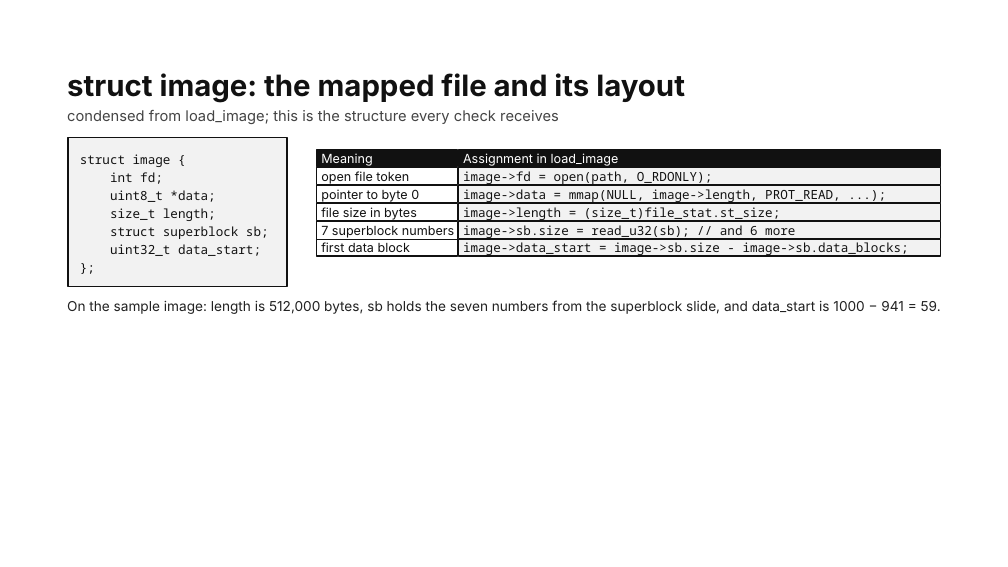
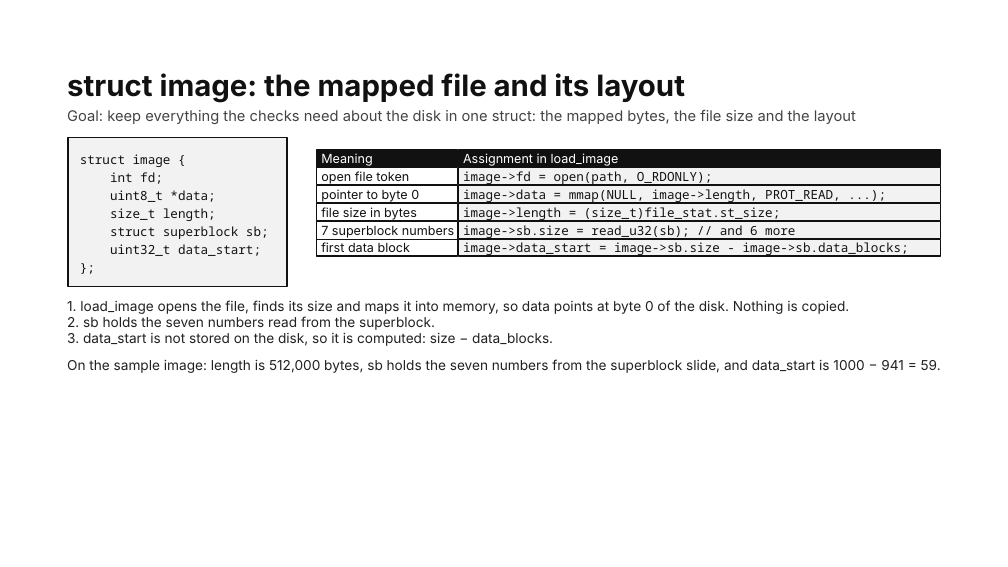
Before and after one commit to ButWhySo/os-xcheck, a slide deck: slide 12 of xcheck.pptx. Drawn at 1008x567 pixels with LibreOffice and Linux fonts; fonts in the diff are those of the drawing; background and template pictures are left out. Boxes give left, top, right and bottom in pixels: in the first picture for what was removed or moved away, otherwise in the second. Text is boxed around its words. In the diff, an @@ line names an element or a change of style, - is before the commit and + after.

```diff
--- a/xcheck.pptx
+++ b/xcheck.pptx
@@ text at [67, 110, 856, 124]: text changed @@
-condensed from load_image; this is the structure every check receives
+Goal: keep everything the checks need about the disk in one struct: the mapped bytes, the file size and the layout
@@ text added at [67, 300, 850, 314], 13 pt, text #222222 @@
+1. load_image opens the file, finds its size and maps it into memory, so data points at byte 0 of the disk. Nothing is copied.
@@ text added at [67, 316, 435, 330], 13 pt, text #222222 @@
+2. sb holds the seven numbers read from the superblock.
@@ text "On the sample image: length ...": place and size @@
-text "On the sample image: length ..." at [67, 300, 941, 314]
+text "On the sample image: length ..." at [67, 359, 941, 373]
@@ text added at [67, 333, 553, 346], 13 pt, text #222222 @@
+3. data_start is not stored on the disk, so it is computed: size − data_blocks.
```
Also in this commit, not shown: 6 other slides changed.
